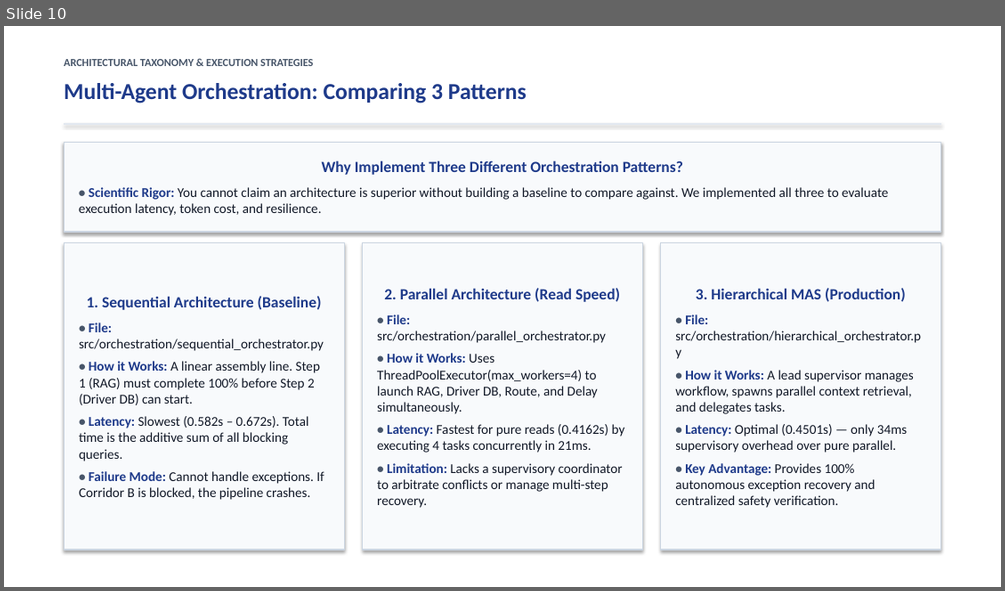
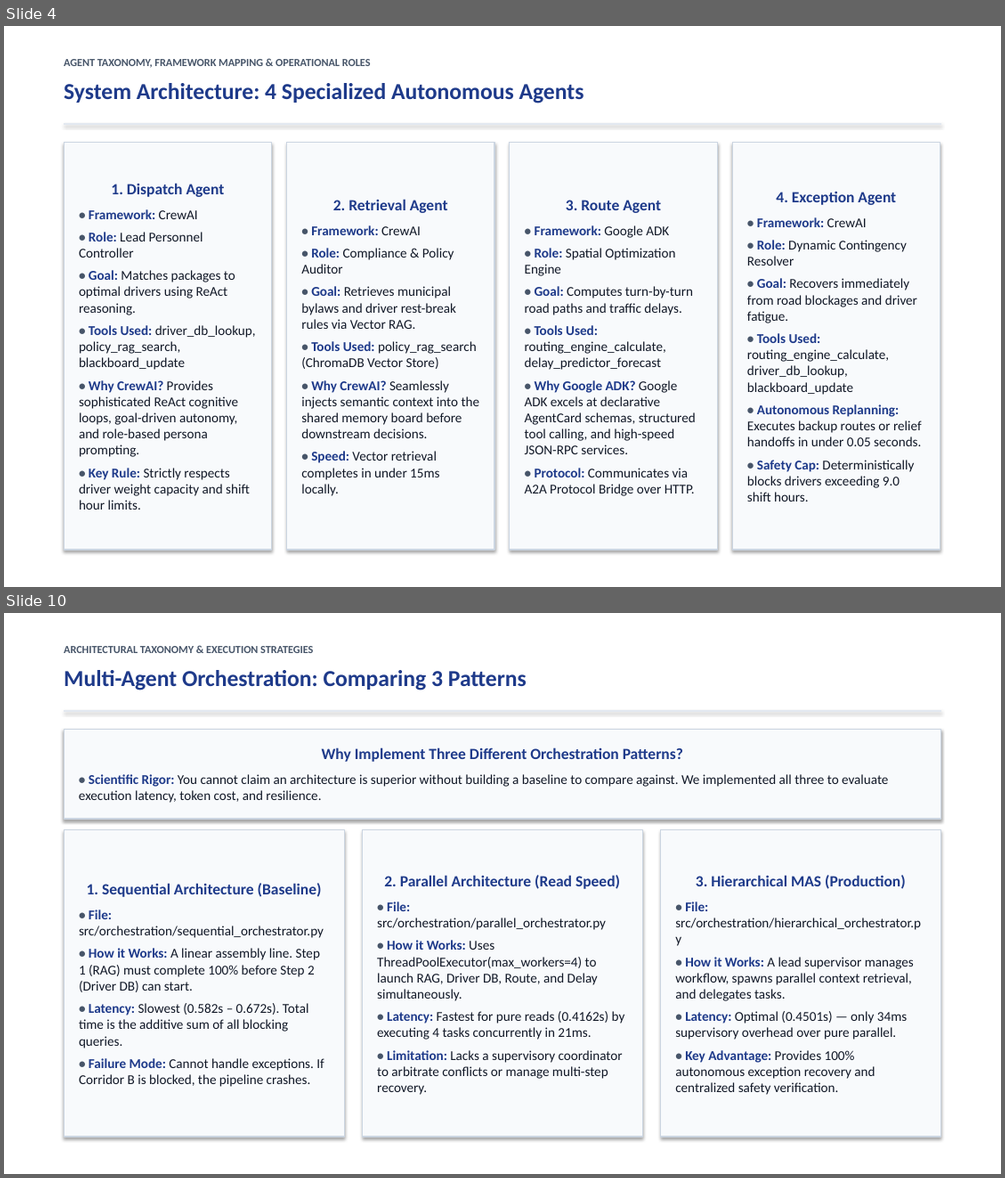
Before and after one commit to Akshat5091/DeliveryFleet-MAS, a slide deck: Eval 2 Documents/DeliveryFleet_MAS_Evaluation2_Master_Presentation.pptx. Shown one above the other, each under a label of ours: slide 10 before the commit, slides 4 and 10 after it; the slides between them are not shown. The pictures are 1005x591 and 1005x1178 pixels, drawn with LibreOffice and Linux fonts; fonts in the diff are those of the drawing. Boxes give left, top, right and bottom in pixels: in the first picture for what was removed or moved away, otherwise in the second. Text is boxed around its words. In the diff, an @@ line names an element or a change of style, - is before the commit and + after.

Commit message:
feat: split coverage matrix into two clean human-style slides in master presentation and refresh archives

```diff
--- a/Eval 2 Documents/DeliveryFleet_MAS_Evaluation2_Master_Presentation.pptx
+++ b/Eval 2 Documents/DeliveryFleet_MAS_Evaluation2_Master_Presentation.pptx
@@ slide 4 added at bbox=[4, 26, 1001, 587], background #FFFFFF @@
@@ text added at bbox=[64, 59, 371, 68], 10.5 pt, text #475569, bold @@
+AGENT TAXONOMY, FRAMEWORK MAPPING & OPERATIONAL ROLES
@@ text added at bbox=[64, 83, 584, 103], 22 pt, text #1E3A8A, bold @@
+System Architecture: 4 Specialized Autonomous Agents
@@ rectangle added at bbox=[64, 123, 941, 124], fill #E2E8F0, outline #E2E8F0 0.75 pt @@
@@ rectangle added at bbox=[64, 142, 272, 549], fill #F8FAFC, outline #CBD5E1 1 pt, 13 pt, text #111827 @@
+1. Dispatch Agent
+• Framework: CrewAI
+• Role: Lead Personnel Controller
+• Goal: Matches packages to optimal drivers using ReAct reasoning.
+• Tools Used: driver_db_lookup, policy_rag_search, blackboard_update
+• Why CrewAI? Provides sophisticated ReAct cognitive loops, goal-driven autonomy, and role-based persona prompting.
+• Key Rule: Strictly respects driver weight capacity and shift hour limits.
@@ rectangle added at bbox=[287, 142, 494, 549], fill #F8FAFC, outline #CBD5E1 1 pt, 13 pt, text #111827 @@
+2. Retrieval Agent
+• Framework: CrewAI
+• Role: Compliance & Policy Auditor
+• Goal: Retrieves municipal bylaws and driver rest-break rules via Vector RAG.
+• Tools Used: policy_rag_search (ChromaDB Vector Store)
+• Why CrewAI? Seamlessly injects semantic context into the shared memory board before downstream decisions.
+• Speed: Vector retrieval completes in under 15ms locally.
@@ rectangle added at bbox=[510, 142, 718, 549], fill #F8FAFC, outline #CBD5E1 1 pt, 13 pt, text #111827 @@
+3. Route Agent
+• Framework: Google ADK
+• Role: Spatial Optimization Engine
+• Goal: Computes turn-by-turn road paths and traffic delays.
+• Tools Used: routing_engine_calculate, delay_predictor_forecast
+• Why Google ADK? Google ADK excels at declarative AgentCard schemas, structured tool calling, and high-speed JSON-RPC services.
+• Protocol: Communicates via A2A Protocol Bridge over HTTP.
@@ rectangle added at bbox=[732, 142, 940, 549], fill #F8FAFC, outline #CBD5E1 1 pt, 13 pt, text #111827 @@
+4. Exception Agent
+• Framework: CrewAI
+• Role: Dynamic Contingency Resolver
+• Goal: Recovers immediately from road blockages and driver fatigue.
+• Tools Used: routing_engine_calculate, driver_db_lookup, blackboard_update
+• Autonomous Replanning: Executes backup routes or relief handoffs in under 0.05 seconds.
+• Safety Cap: Deterministically blocks drivers exceeding 9.0 shift hours.
```
Also in this commit, not shown: 5 slides changed, 8 other slides added, 8 slides removed, 5 other files.
